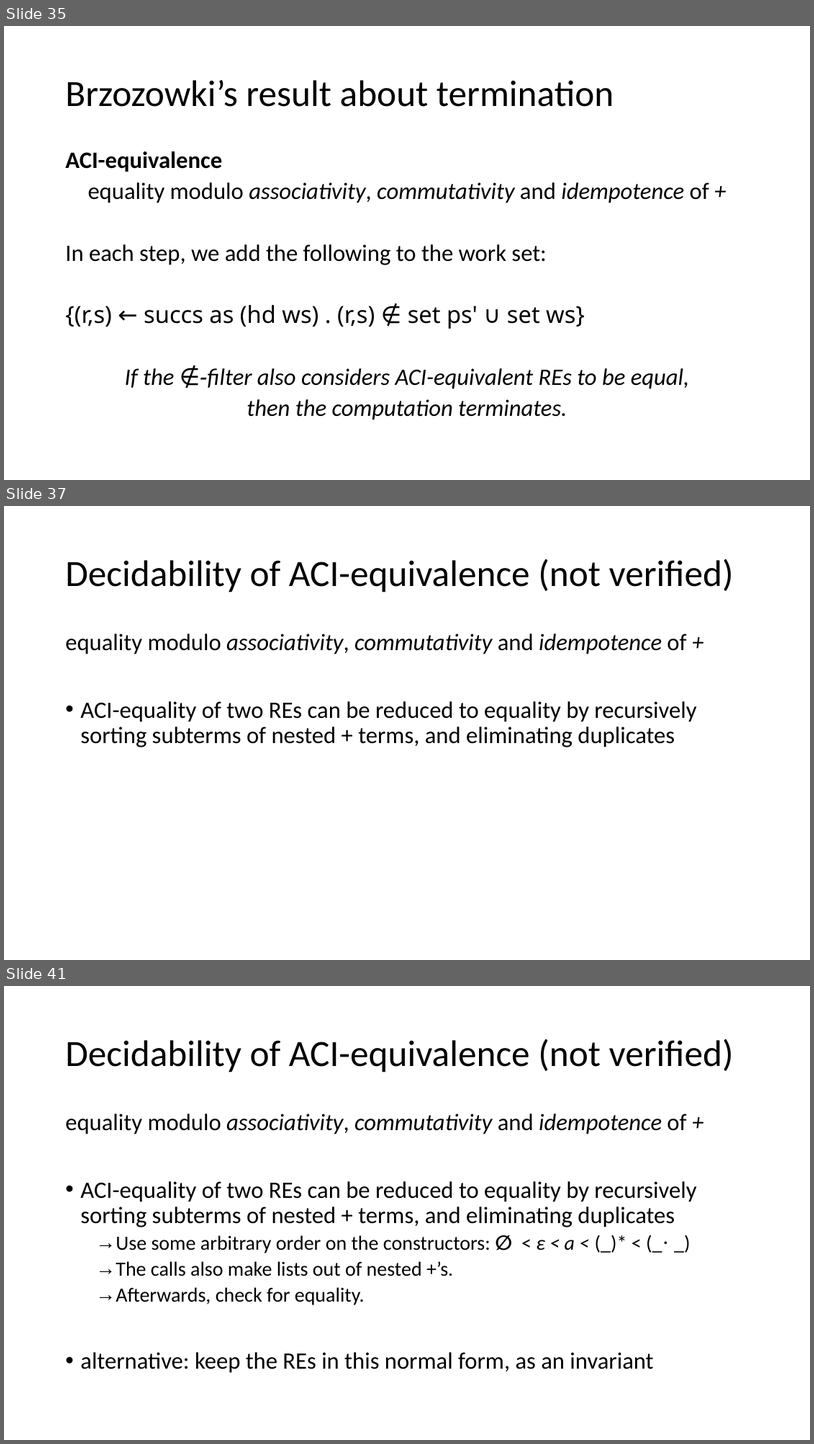
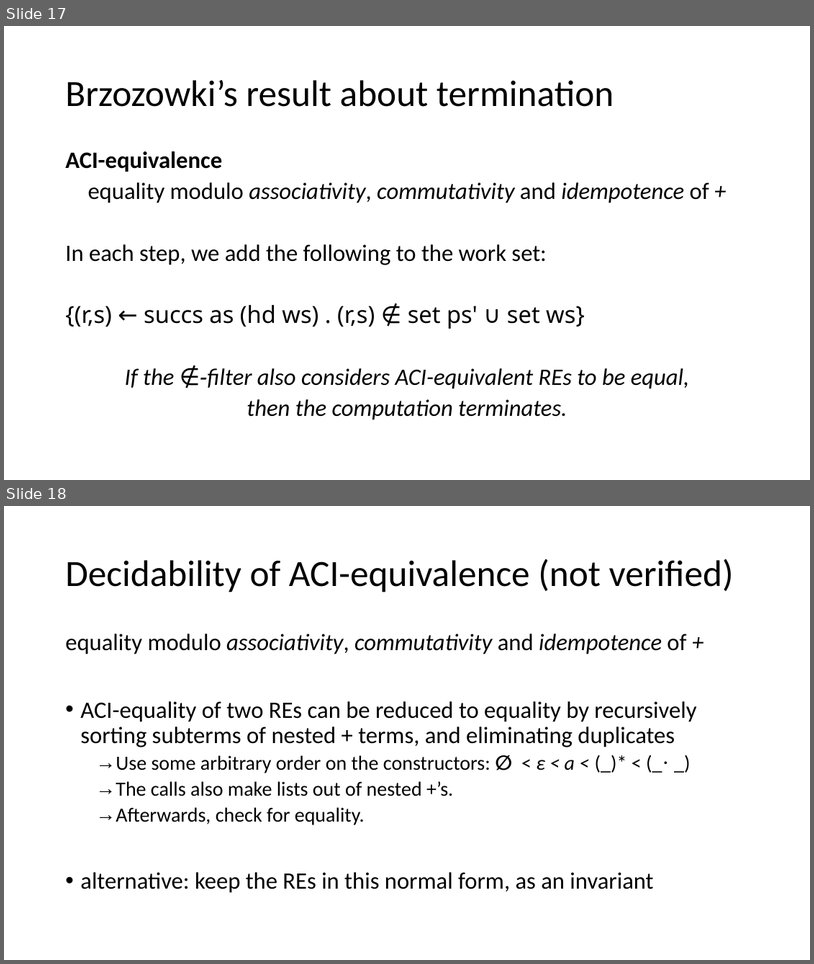
Before and after one commit to Helli/fds_seminar, a slide deck: slides.pptx. Shown one above the other, each under a label of ours: slides 35, 37 and 41 before the commit, slides 17 and 18 after it; the slides between them are not shown. The pictures are 814x1444 and 814x964 pixels, drawn with LibreOffice and Linux fonts; fonts in the diff are those of the drawing. Boxes give left, top, right and bottom in pixels: in the first picture for what was removed or moved away, otherwise in the second. Text is boxed around its words. In the diff, an @@ line names an element or a change of style, - is before the commit and + after.

```diff
--- a/slides.pptx
+++ b/slides.pptx
@@ slide 37 removed at box(4, 506, 810, 960), background #FFFFFF @@
@@ title removed at box(65, 559, 734, 592) @@
-Decidability of ACI-equivalence (not verified)
@@ text removed at box(65, 633, 697, 747) @@
-equality modulo associativity, commutativity and idempotence of +
-• ACI-equality of two REs can be reduced to equality by recursively sorting subterms of nested + terms, and eliminating duplicates
@@ what was slide 35 is now slide 17 @@
@@ what was slide 41 is now slide 18 @@
```
Also in this commit, not shown: 1 slide changed, 24 other slides removed, 1 other file.
